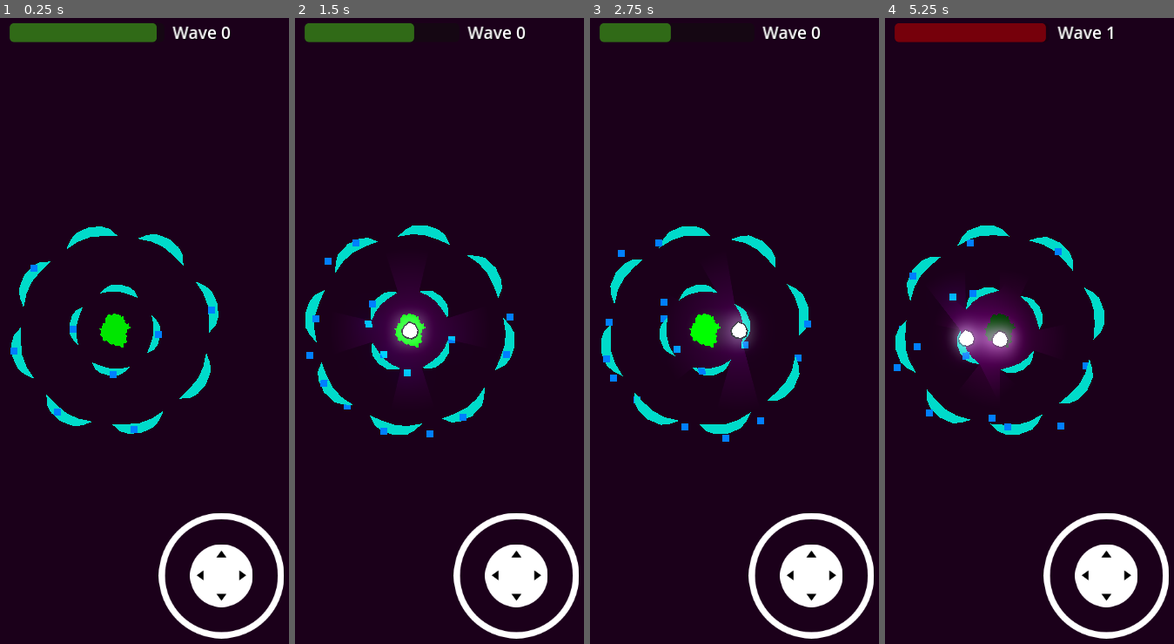
Above: before the commit, frames 1-4 (left to right).
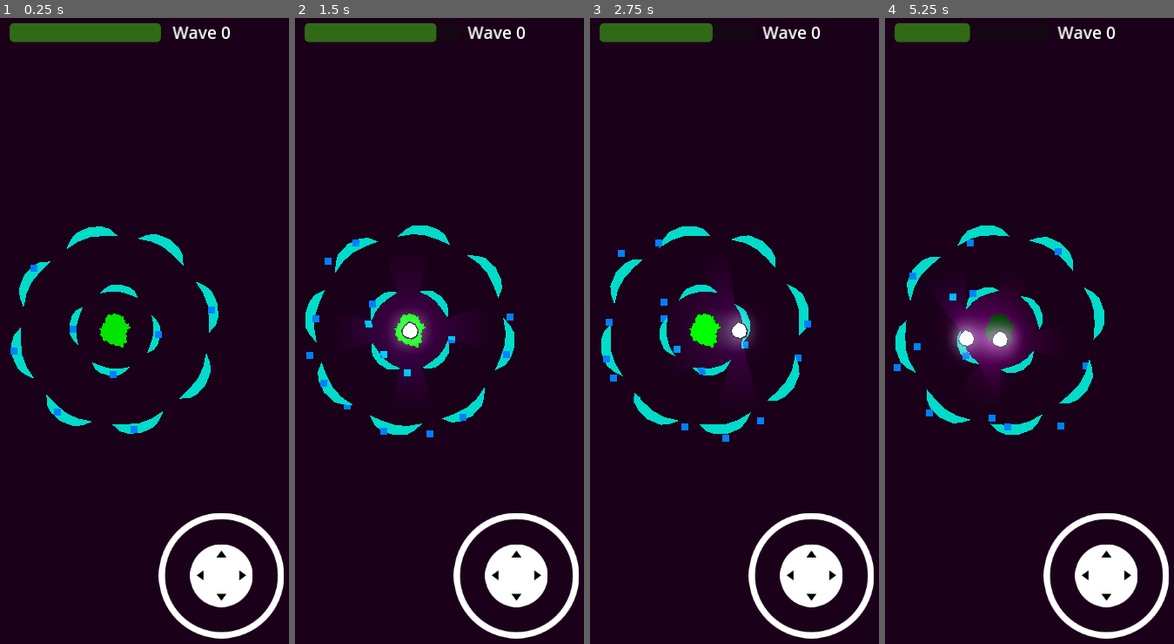
Above: after the commit, the same moments.

Repository: CatsAreCuteAndFast/Tower-Defense-Skilled
Game: Godot game, scene res://scenes/levels/main.tscn
Two runs of this game, one before a commit and one after it. Both use one fixed random seed, a clock stepped at 60 frames per second and the inputs below.
Inputs (mouse positions are in pixels of both pictures, inside the frame that each line leads up to):
- Up to frame 1 (0.25 s): no input
- Up to frame 2 (1.5 s): drag from (410, 331) to (451, 174) at 0.52 s; drag from (410, 331) to (390, 468) at 1.27 s
- Up to frame 3 (2.75 s): move the mouse to (746, 174) at 2.02 s; hold D (right) from 2.03 s (still down); click (746, 174) at 2.1 s
- Up to frame 4 (5.25 s): release D (right) at 2.75 s; drag from (980, 468) to (outside the picture) at 2.77 s; move the mouse to (1124, 437) at 3.52 s; hold A (left) 3.53-4.25 s; click (1124, 437) at 3.6 s; drag from (outside the picture) to (937, 155) at 4.27 s; move the mouse to (1020, 331) at 5.02 s; hold S (down) from 5.03 s (still down); click (1020, 331) at 5.1 s

The runs differ from the first frame. In frame 1, less than 0.1% of the frame differs, in the area x 53-56%, y 0-4%; in frame 2, 0.2%; in frame 3, 0.4%; in frame 4, 1.6%, in the area x 3-80%, y 0-4%.

Commit message:
Added screenshake

Diff:
--- a/project.godot
+++ b/project.godot
@@ -36,6 +36,7 @@
 players=""
 spawner=""
 enemies=""
+camera=""
 
 [input]
 
@@ -77,5 +78,7 @@
 
 renderer/rendering_method="mobile"
 textures/vram_compression/import_etc2_astc=true
+environment/glow/upscale_mode.mobile=1
+environment/screen_space_reflection/roughness_quality=0
 viewport/hdr_2d=true
 anti_aliasing/quality/screen_space_aa=1
--- a/scenes/enemy_spawner.tscn
+++ b/scenes/enemy_spawner.tscn
@@ -1,12 +1,10 @@
-[gd_scene load_steps=3 format=3 uid="uid://boso26ppywvcw"]
+[gd_scene load_steps=2 format=3 uid="uid://boso26ppywvcw"]
 
 [ext_resource type="Script" path="res://scripts/enemy_spawner.gd" id="1_e0h0o"]
-[ext_resource type="PackedScene" uid="uid://bb7c6xbgn80h6" path="res://scenes/enemy.tscn" id="2_duo4r"]
 
 [node name="EnemySpawner" type="Node2D"]
 script = ExtResource("1_e0h0o")
 break_between_waves = 5.0
-enemy_scene = ExtResource("2_duo4r")
 
 [node name="CanvasLayer" type="CanvasLayer" parent="."]
 
--- a/scenes/levels/main.tscn
+++ b/scenes/levels/main.tscn
@@ -1,5 +1,6 @@
-[gd_scene load_steps=5 format=3 uid="uid://dh7ka2xivvp8x"]
+[gd_scene load_steps=6 format=3 uid="uid://dh7ka2xivvp8x"]
 
+[ext_resource type="Script" path="res://scripts/screenshake.gd" id="1_xwml2"]
 [ext_resource type="PackedScene" uid="uid://wj8eqnb2ujvh" path="res://scenes/tower_decorations.tscn" id="1_yt3to"]
 [ext_resource type="PackedScene" uid="uid://boso26ppywvcw" path="res://scenes/enemy_spawner.tscn" id="3_2eag5"]
 [ext_resource type="PackedScene" uid="uid://dmr0fcamx7t56" path="res://addons/virtual_joystick/virtual_joystick_scene.tscn" id="3_xf7wp"]
@@ -13,7 +14,8 @@
 
 [node name="Node2D" type="Node2D"]
 
-[node name="Camera2D" type="Camera2D" parent="."]
+[node name="Camera2D" type="Camera2D" parent="." groups=["camera"]]
+script = ExtResource("1_xwml2")
 
 [node name="ColorRect" type="ColorRect" parent="Camera2D"]
 anchors_preset = 8
@@ -39,6 +41,7 @@
 environment = SubResource("Environment_5jsac")
 
 [node name="EnemySpawner" parent="." instance=ExtResource("3_2eag5")]
+break_between_waves = 10.0
 
 [node name="CanvasLayer" type="CanvasLayer" parent="."]
 
@@ -52,8 +55,3 @@
 offset_bottom = 17.0
 grow_horizontal = 0
 scale = Vector2(0.9, 0.9)
-joystick_mode = 1
-action_left = "left"
-action_right = "right"
-action_up = "up"
-action_down = "down"
--- a/scripts/enemy.gd
+++ b/scripts/enemy.gd
@@ -20,8 +20,12 @@
 
 var moving = true
 
+var camera
+
 # Called when the node enters the scene tree for the first time.
 func _ready() -> void:
+	camera = get_tree().get_first_node_in_group("camera")
+
 	transform_particle = red_explosion
 	transform_modulate = Color(10, 0, 0, 1)
 
@@ -78,5 +82,7 @@
 		var spawner = get_tree().get_first_node_in_group("spawner")
 		spawner.damage()
 
+		camera.Screenshake(10, 5)
+
 		await transform_particle.finished
 		queue_free()
--- a/scripts/enemy_spawner.gd
+++ b/scripts/enemy_spawner.gd
@@ -7,8 +7,8 @@
 @export var break_between_waves = 10.0
 @export var first_wave_enemies = 5
 @export var enemies_per_wave = 1
-@export var enemy_scene : PackedScene
 
+var enemy_scene = preload("res://scenes/enemy.tscn")
 var elapsed_time : float
 
 var current_state = "idle"
--- /dev/null
+++ b/scripts/screenshake.gd
@@ -0,0 +1,20 @@
+extends Camera2D
+
+var shake_strength : float
+var shake_fade : float
+
+# Called every frame. 'delta' is the elapsed time since the previous frame.
+func _process(delta: float) -> void:
+	offset = RandomOffset()
+
+	if shake_strength > 0:
+		shake_strength = lerpf(shake_strength, 0, shake_fade * delta)
+
+func Screenshake(screenshake_strength, screenshake_fade):
+	shake_strength = screenshake_strength
+	shake_fade = screenshake_fade
+
+func RandomOffset() -> Vector2:
+	var random_offset = Vector2(randf_range(-shake_strength, shake_strength), randf_range(-shake_strength, shake_strength))
+
+	return random_offset
